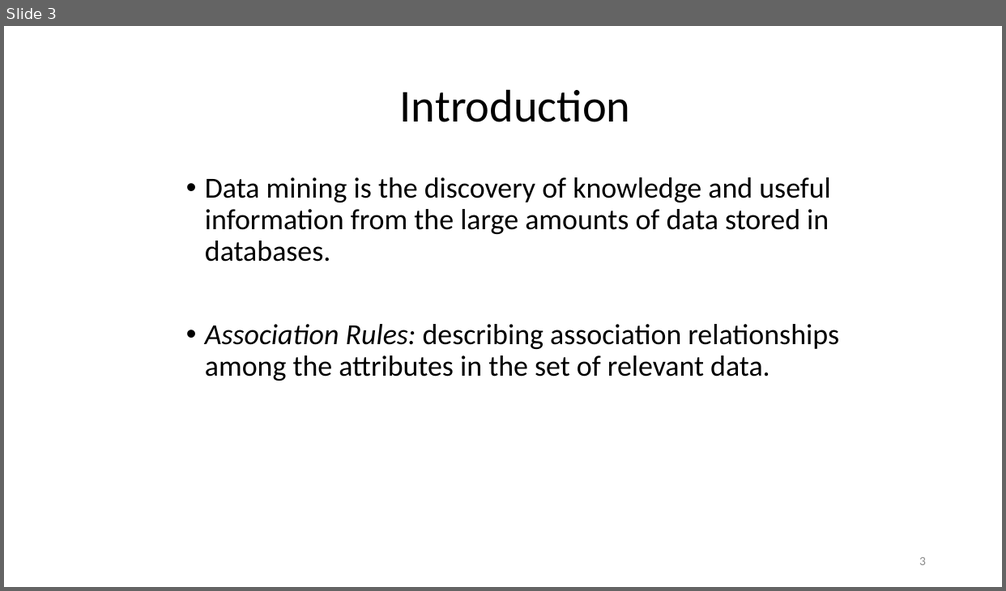
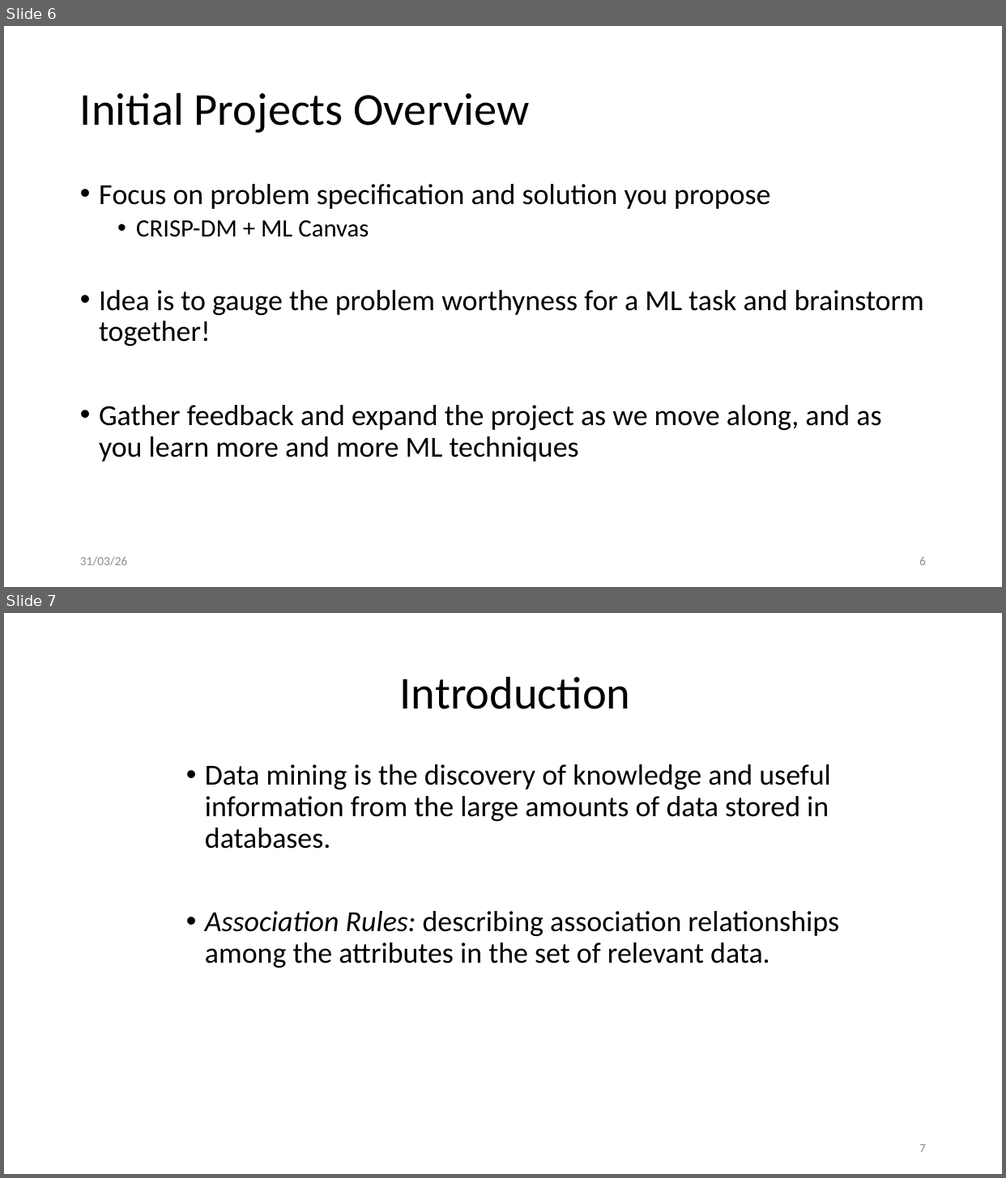
Before and after one commit to SannioAnalytics/Online-Materials, a slide deck: 13. Association Rule Mining.pptx. Shown one above the other, each under a label of ours: slide 3 before the commit, slides 6 and 7 after it. The pictures are 1006x591 and 1006x1178 pixels, drawn with LibreOffice and Linux fonts; fonts in the diff are those of the drawing. Boxes give left, top, right and bottom in pixels: in the first picture for what was removed or moved away, otherwise in the second. Text is boxed around its words. In the diff, an @@ line names an element or a change of style, - is before the commit and + after.

```diff
--- a/13. Association Rule Mining.pptx
+++ b/13. Association Rule Mining.pptx
@@ slide 6 added at (4,26,1002,587), background #FFFFFF @@
@@ title added at (80,92,530,133), 44 pt, text #000000 @@
+Initial Projects Overview
@@ text added at (99,184,924,462), 28 pt, text #000000 @@
+• Focus on problem specification and solution you propose
+  • CRISP-DM + ML Canvas
+• Idea is to gauge the problem worthyness for a ML task and brainstorm together!
+• Gather feedback and expand the project as we move along, and as you learn more and more ML techniques
@@ text added at (80,557,128,566), 12 pt, text #8C8C8C @@
+31/03/26
@@ page number added at (919,557,926,565), 12 pt, text #8C8C8C @@
+6
@@ what was slide 3 is now slide 7 @@
@@ page number at (919,1144,926,1152): text changed @@
-3
+7
```
Also in this commit, not shown: 1 slide changed, 4 other slides added, 1 slide removed, 1 other file.
